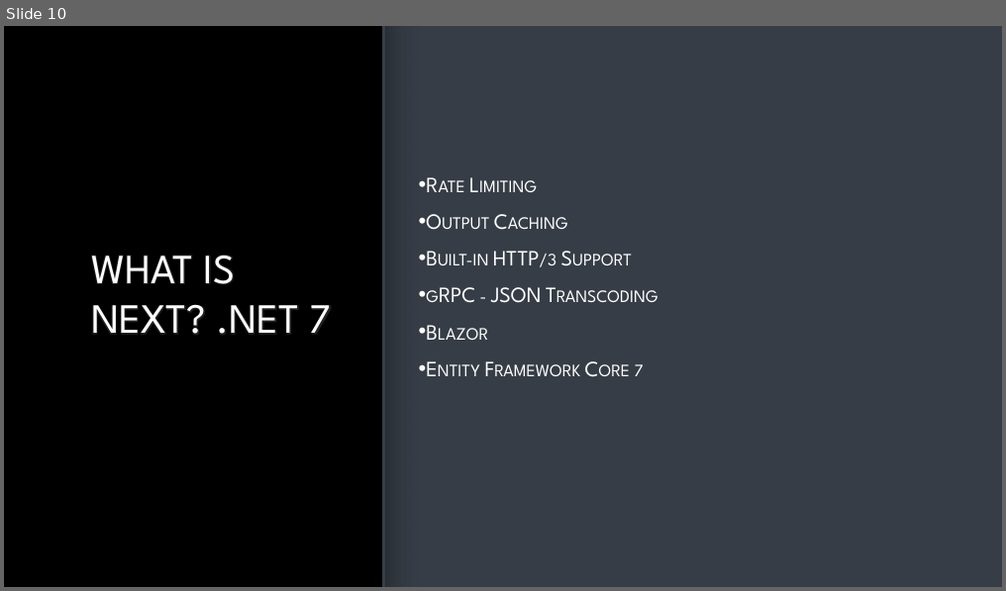
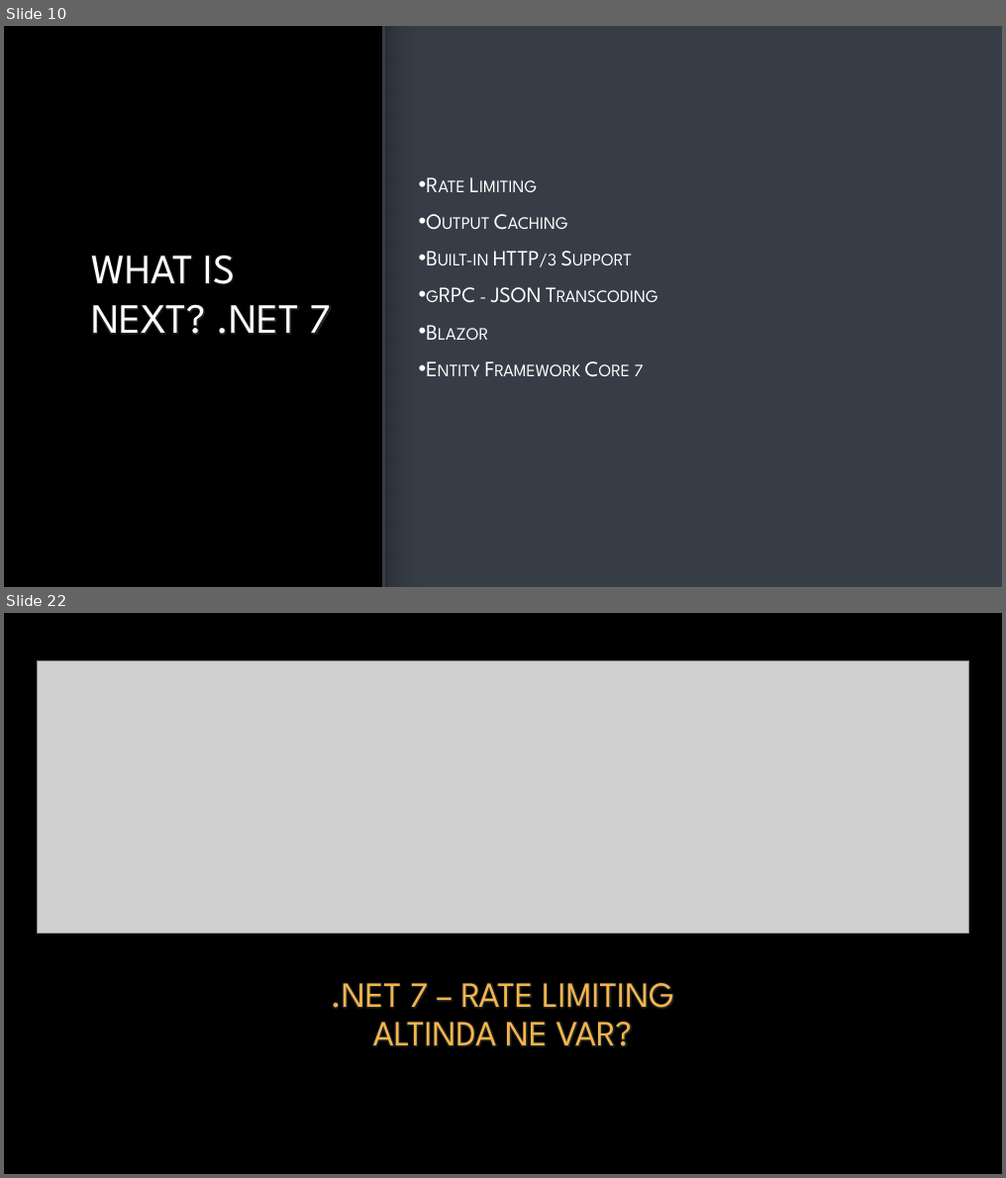
Before and after one commit to ogu83/dotnet7Talks, a slide deck: presentation.pptx. Shown one above the other, each under a label of ours: slide 10 before the commit, slides 10 and 22 after it; the slides between them are not shown. The pictures are 1006x591 and 1006x1178 pixels, drawn with LibreOffice and Linux fonts; fonts in the diff are those of the drawing; grey boxes stand for pictures; background and template pictures are left out. Boxes give left, top, right and bottom in pixels: in the first picture for what was removed or moved away, otherwise in the second. Text is boxed around its words. In the diff, an @@ line names an element or a change of style, - is before the commit and + after.

```diff
--- a/presentation.pptx
+++ b/presentation.pptx
@@ slide 22 added at [4,613,1002,1174], background picture (left out) @@
@@ picture added at [37,661,969,933] @@
@@ title added at [331,983,673,1047], 34 pt, text #F4B54B @@
+.NET 7 – RATE LIMITING
+ALTINDA NE VAR?
```
Also in this commit, not shown: 19 other slides added, 2 other files.
